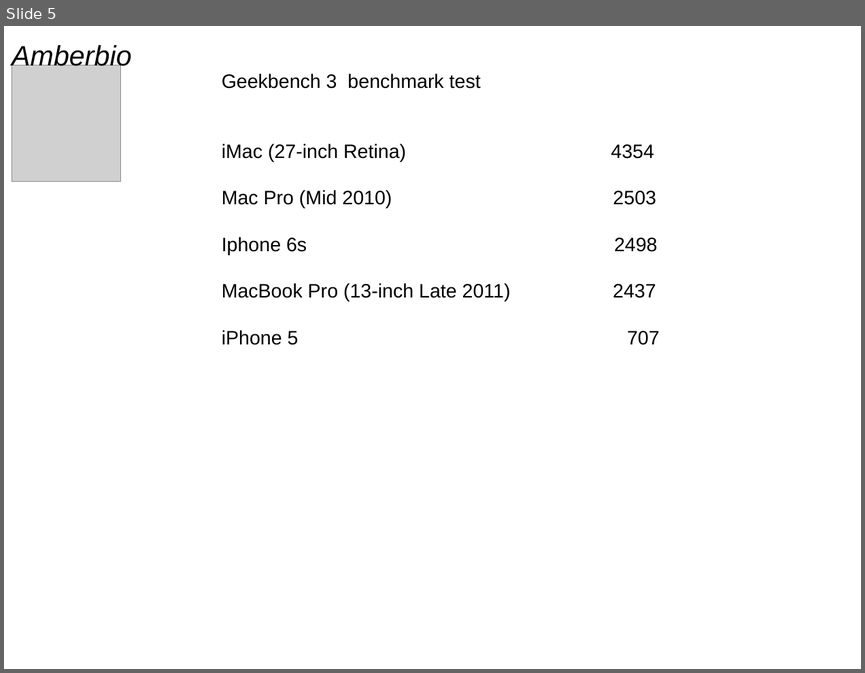
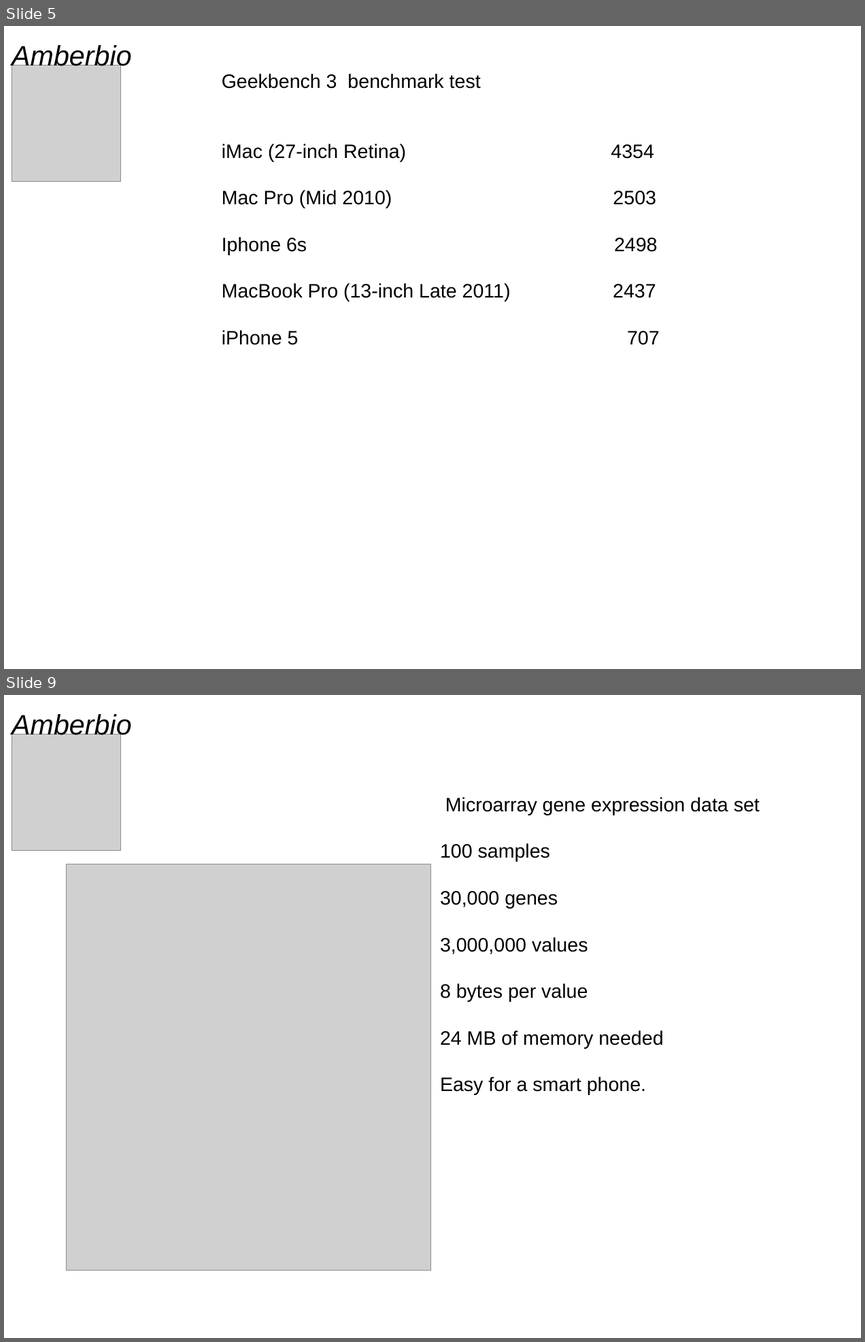
Before and after one commit to morten-krogh/amberbio-www, a slide deck: presentations/BigData.odp. Shown one above the other, each under a label of ours: slide 5 before the commit, slides 5 and 9 after it; the slides between them are not shown. The pictures are 865x673 and 865x1342 pixels, drawn with LibreOffice and Linux fonts; fonts in the diff are those of the drawing; grey boxes stand for pictures. Boxes give left, top, right and bottom in pixels: in the first picture for what was removed or moved away, otherwise in the second. Text is boxed around its words. In the diff, an @@ line names an element or a change of style, - is before the commit and + after.

Commit message:
big data presentation

```diff
--- a/presentations/BigData.odp
+++ b/presentations/BigData.odp
@@ slide 9 added at [4,695,861,1338], background #FFFFFF @@
@@ text added at [11,714,132,740], 26 pt, text #000000, italic @@
+Amberbio
@@ picture added at [11,734,121,851] @@
@@ text added at [440,797,759,1095], 18 pt, text #000000 @@
+Microarray gene expression data set
+100 samples
+30,000 genes
+3,000,000 values
+8 bytes per value
+24 MB of memory needed
+Easy for a smart phone.
@@ picture added at [66,864,431,1270] @@
```
Also in this commit, not shown: 3 other slides added.
